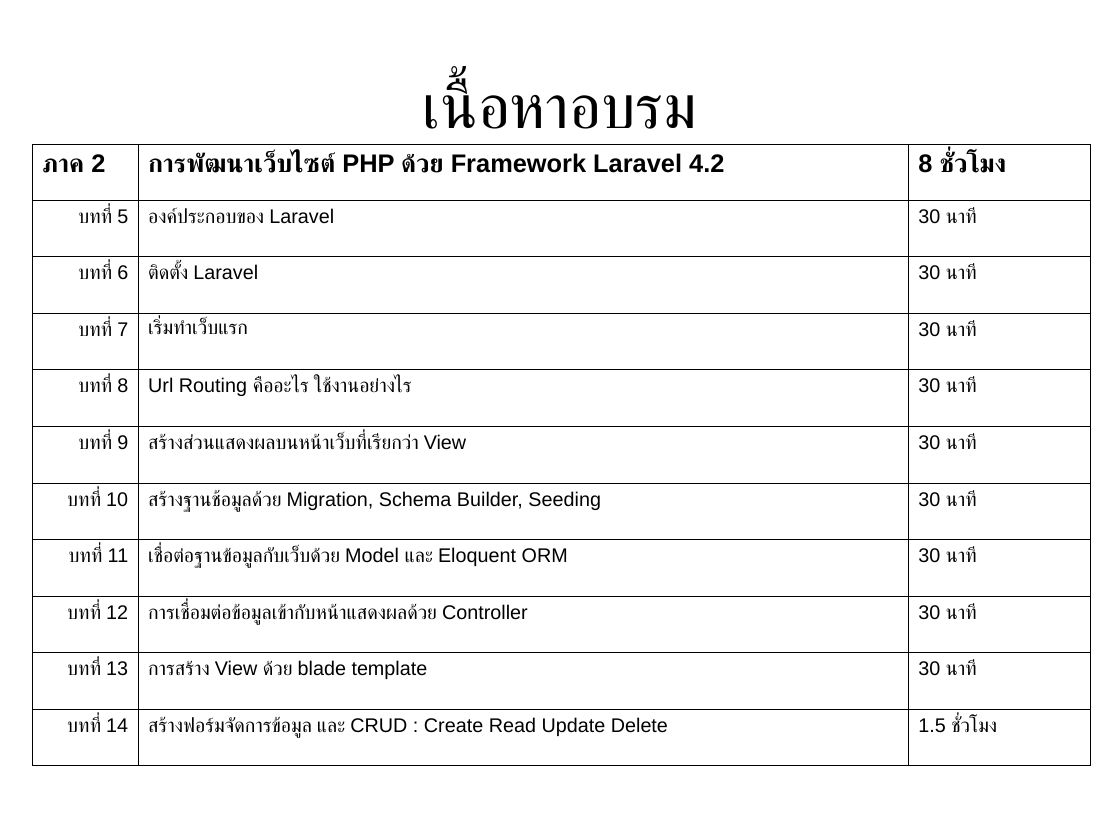
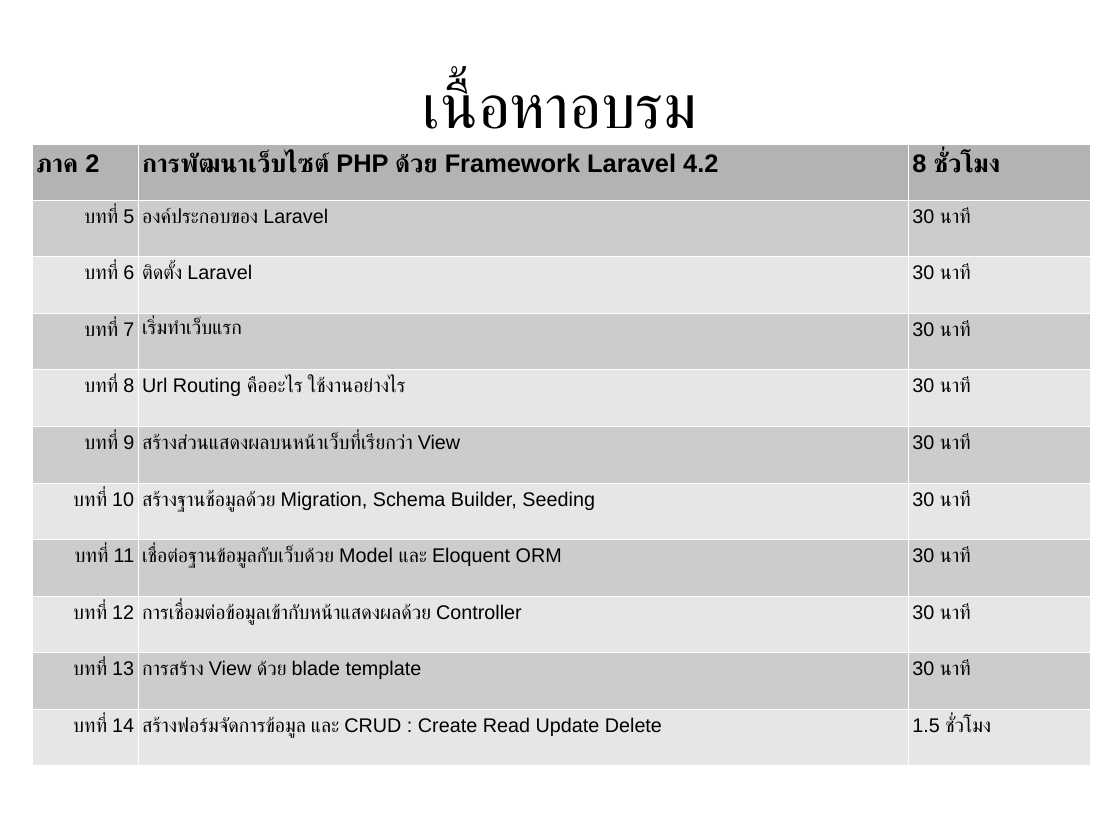
Before and after one commit to expstudio/Laravel-Course-Material, a slide deck: slide 6 of slide course.odp. Drawn at 1120x840 pixels with LibreOffice and Linux fonts; fonts in the diff are those of the drawing. Boxes give left, top, right and bottom in pixels: in the first picture for what was removed or moved away, otherwise in the second. Text is boxed around its words. In the diff, an @@ line names an element or a change of style, - is before the commit and + after.

```diff
--- a/slide course.odp
+++ b/slide course.odp
@@ table at (33, 145, 1091, 766) @@
@@ fill none to #B3B3B3 in row 1 @@
@@ fill none to #CCCCCC in 15 cells @@
@@ fill none to #E6E6E6 in 15 cells @@
@@ borders changed @@
```
Also in this commit, not shown: 9 other slides changed, 1 slide added.
